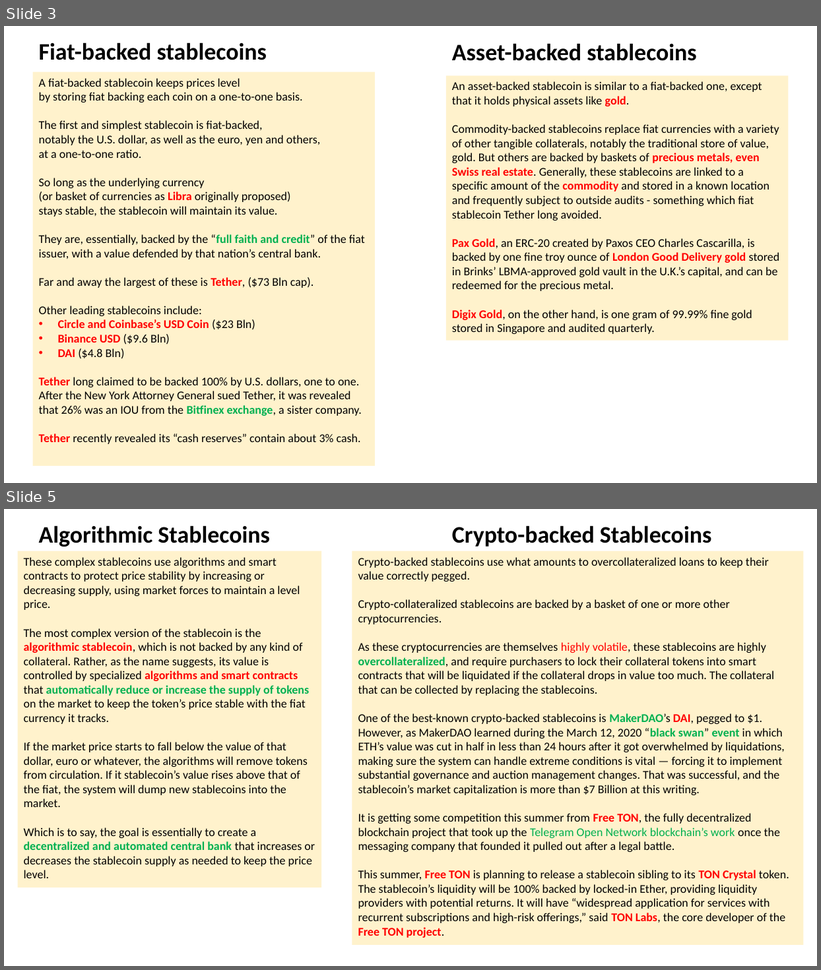
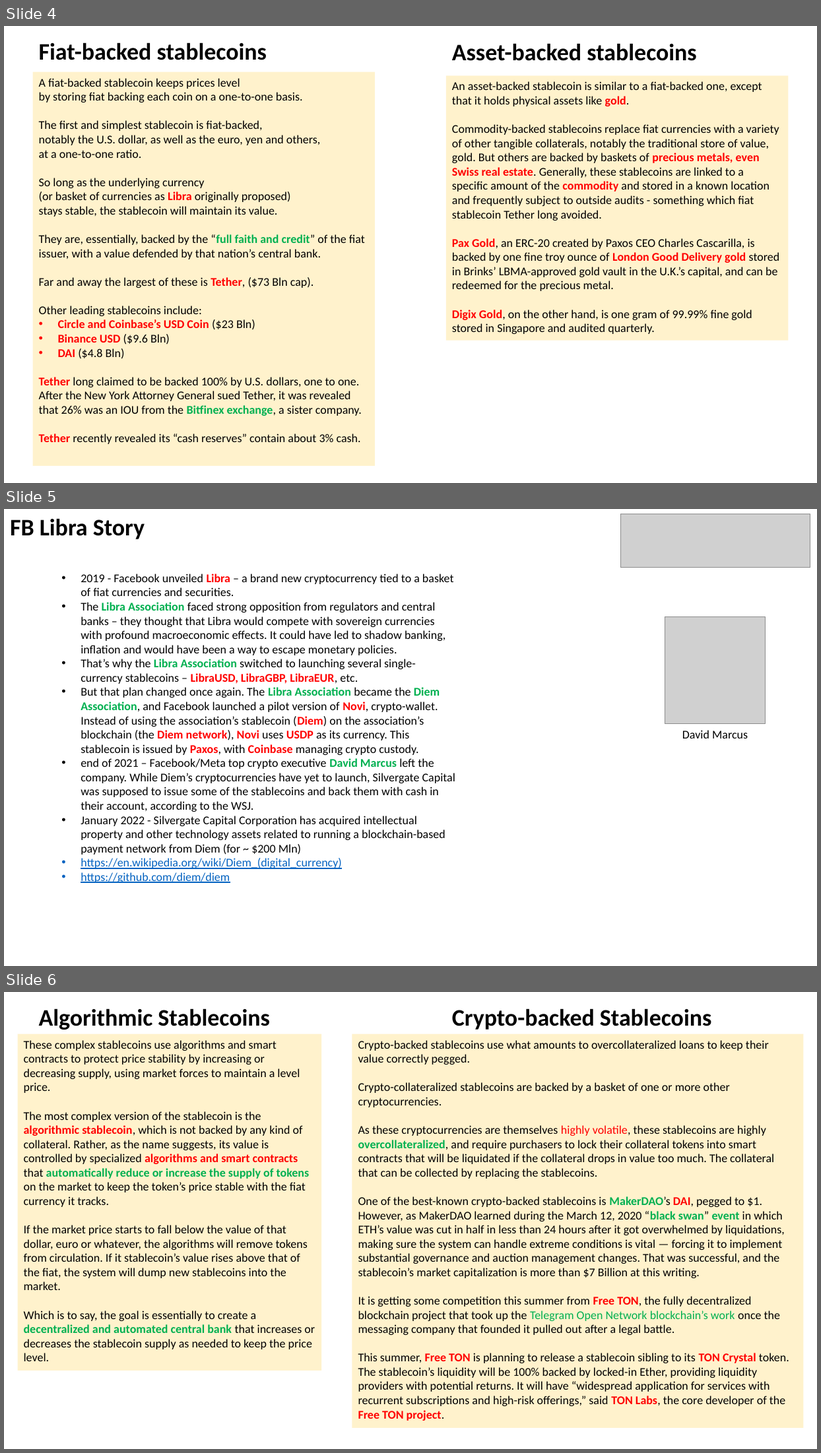
Before and after one commit to lselector/crypto, a slide deck: crypto_04_stable_coins.pptx. Shown one above the other, each under a label of ours: slides 3 and 5 before the commit, slides 4, 5 and 6 after it; the slides between them are not shown. The pictures are 821x970 and 821x1453 pixels, drawn with LibreOffice and Linux fonts; fonts in the diff are those of the drawing; grey boxes stand for pictures. Boxes give left, top, right and bottom in pixels: in the first picture for what was removed or moved away, otherwise in the second. Text is boxed around its words. In the diff, an @@ line names an element or a change of style, - is before the commit and + after.

```diff
--- a/crypto_04_stable_coins.pptx
+++ b/crypto_04_stable_coins.pptx
@@ slide 5 added at [4,509,817,966], background #FFFFFF @@
@@ text added at [10,518,145,539], 28 pt, text #000000, bold @@
+FB Libra Story
@@ picture added at [620,514,811,568] @@
@@ text added at [81,574,455,883], 14 pt, text #000000 @@
+• 2019 - Facebook unveiled Libra – a brand new cryptocurrency tied to a basket of fiat currencies and securities.
+• The Libra Association faced strong opposition from regulators and central banks – they thought that Libra would compete with sovereign currencies with profound macroeconomic effects. It could have led to shadow banking, inflation and would have been a way to escape monetary policies.
+• That’s why the Libra Association switched to launching several single-currency stablecoins – LibraUSD, LibraGBP, LibraEUR, etc.
+• But that plan changed once again. The Libra Association became the Diem Association, and Facebook launched a pilot version of Novi, crypto-wallet. Instead of using the association’s stablecoin (Diem) on the association’s blockchain (the Diem network), Novi uses USDP as its currency. This stablecoin is issued by Paxos, with Coinbase managing crypto custody.
+• end of 2021 – Facebook/Meta top crypto executive David Marcus left the company. While Diem’s cryptocurrencies have yet to launch, Silvergate Capital was supposed to issue some of the stablecoins and back them with cash in their account, according to the WSJ.
+• January 2022 - Silvergate Capital Corporation has acquired intellectual property and other technology assets related to running a blockchain-based payment network from Diem (for ~ $200 Mln)
+• https://en.wikipedia.org/wiki/Diem_(digital_currency)
+• https://github.com/diem/diem
@@ picture added at [665,617,766,724] @@
@@ text added at [682,730,748,739], 14 pt, text #000000 @@
+David Marcus
@@ what was slide 3 is now slide 4 @@
@@ what was slide 5 is now slide 6 @@
```
Also in this commit, not shown: 3 slides changed, 1 other slide added, 1 slide removed.
